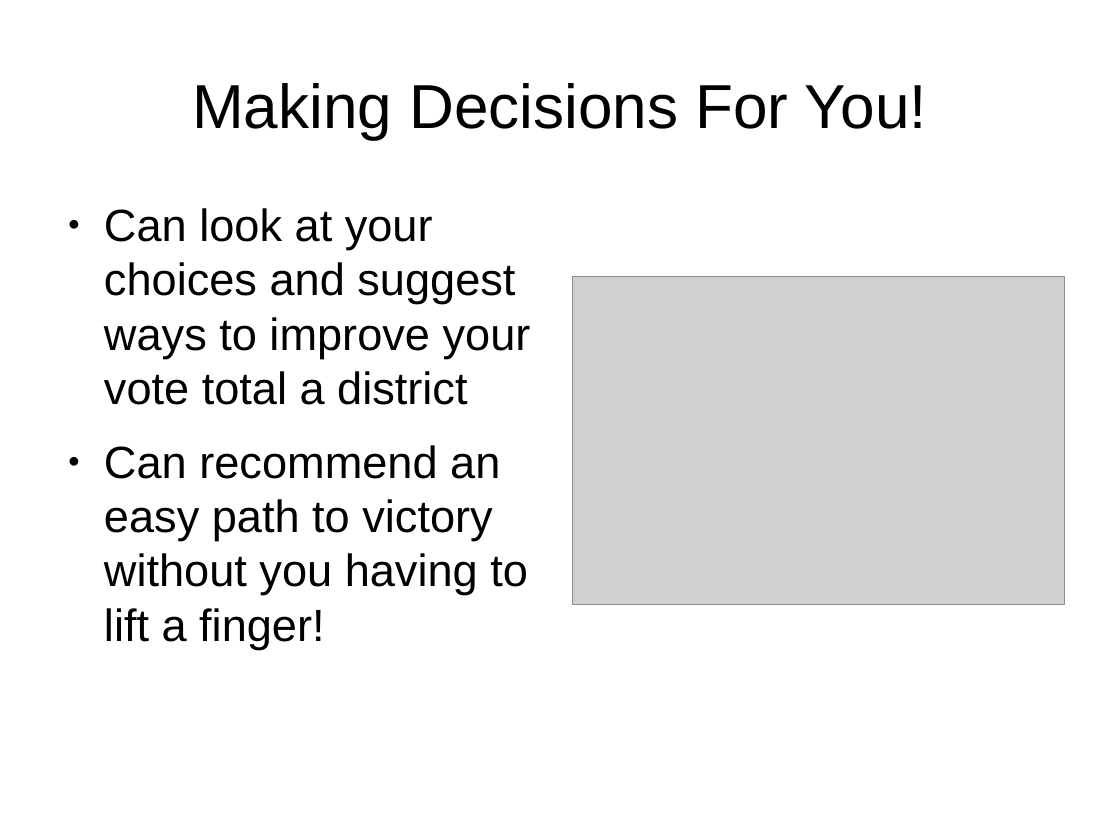
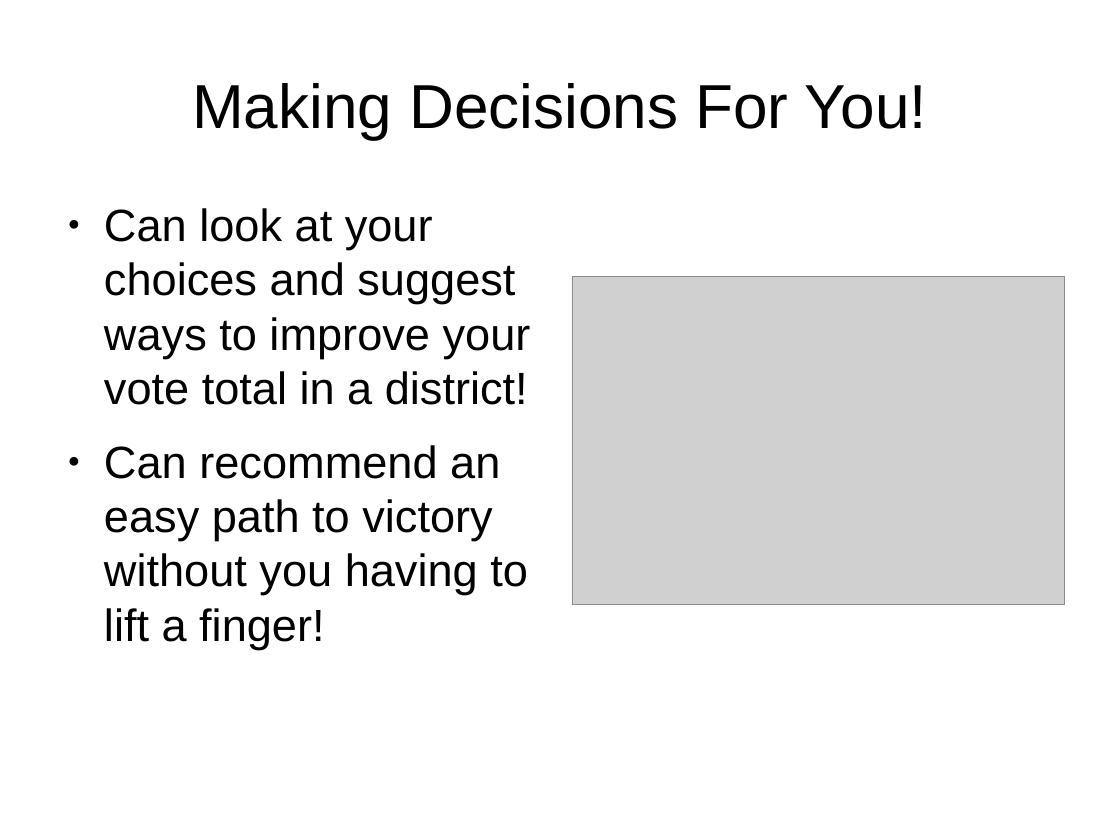
Before and after one commit to battywombat/Elections, a slide deck: slide 4 of presentation.odp. Drawn at 1120x840 pixels with LibreOffice and Linux fonts; fonts in the diff are those of the drawing; grey boxes stand for pictures. Boxes give left, top, right and bottom in pixels: in the first picture for what was removed or moved away, otherwise in the second. Text is boxed around its words. In the diff, an @@ line names an element or a change of style, - is before the commit and + after.

Commit message:
Update presentation

```diff
--- a/presentation.odp
+++ b/presentation.odp
@@ text at [104, 208, 531, 405]: text changed @@
-● Can look at your choices and suggest ways to improve your vote total a district
+● Can look at your choices and suggest ways to improve your vote total in a district!
```
Also in this commit, not shown: 1 other slide changed, 1 slide added.
